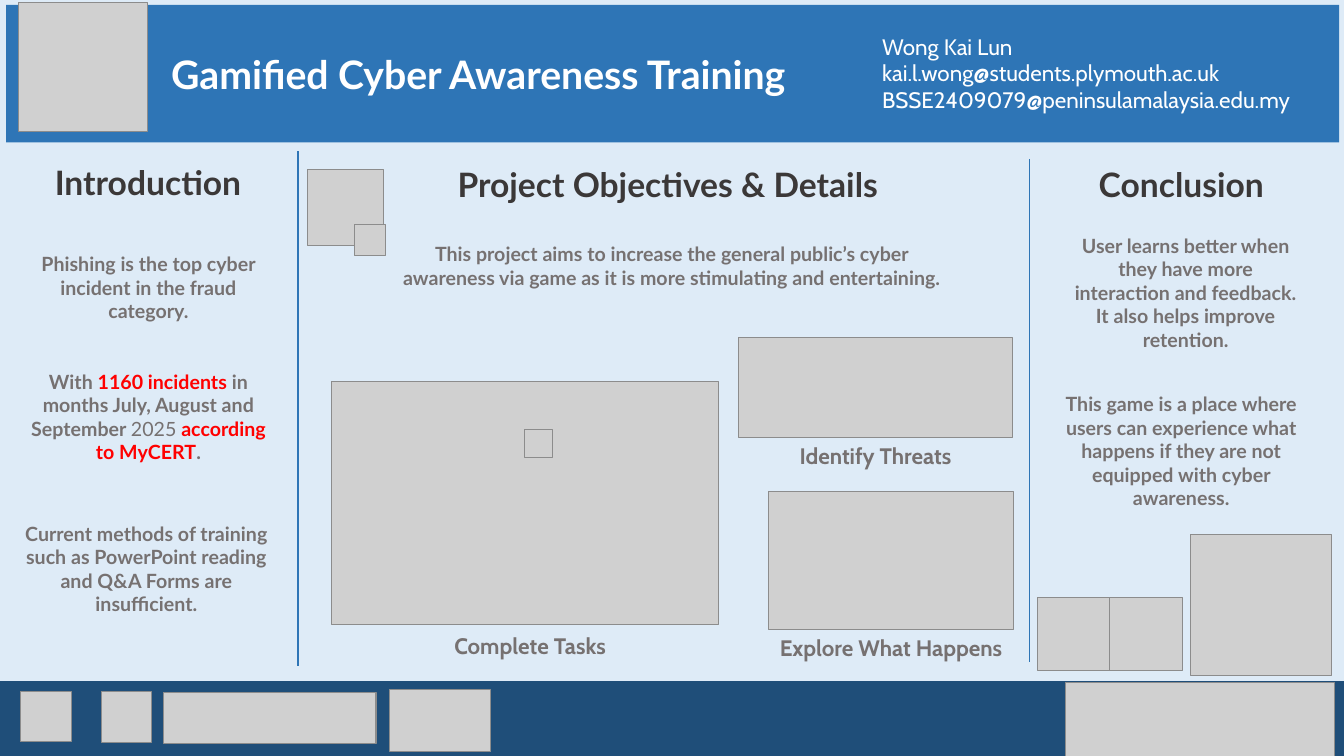
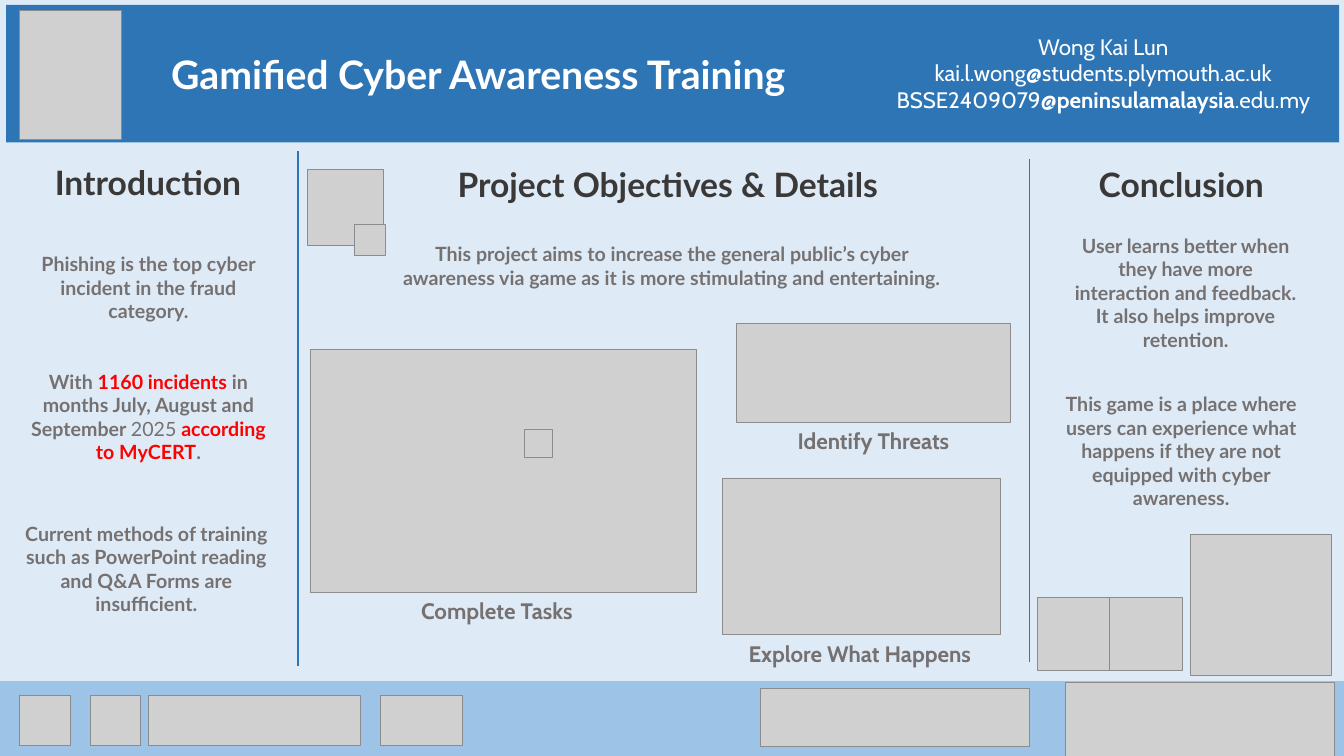
Before and after one commit to Wong-Kai-Lun/gamified-cybersecurity-awareness-training, a slide deck: slide 1 of poster/FYP Poster - WONG KAI LUN.pptx. Drawn at 1344x756 pixels with LibreOffice and Linux fonts; fonts in the diff are those of the drawing; grey boxes stand for pictures. Boxes give left, top, right and bottom in pixels: in the first picture for what was removed or moved away, otherwise in the second. Text is boxed around its words. In the diff, an @@ line names an element or a change of style, - is before the commit and + after.

```diff
--- a/poster/FYP Poster - WONG KAI LUN.pptx
+++ b/poster/FYP Poster - WONG KAI LUN.pptx
@@ picture resized from (x1=19, y1=2, x2=148, y2=131) to (x1=20, y1=10, x2=122, y2=139) @@
@@ text "Wong Kai Lun" at (x1=897, y1=39, x2=1311, y2=114): bold on in "BSSE2409079@peninsulamalaysia.edu.my"; alignment left to centre @@
@@ picture moved from (x1=739, y1=338, x2=1012, y2=438) to (x1=737, y1=324, x2=1010, y2=423) @@
@@ picture moved from (x1=332, y1=381, x2=718, y2=625) to (x1=311, y1=349, x2=697, y2=593) @@
@@ text "Identify Threats" moved from (x1=800, y1=447, x2=952, y2=470) to (x1=798, y1=432, x2=950, y2=455) @@
@@ picture resized from (x1=768, y1=491, x2=1013, y2=629) to (x1=722, y1=478, x2=1001, y2=634) @@
@@ text "Complete Tasks" moved from (x1=454, y1=637, x2=606, y2=660) to (x1=421, y1=602, x2=573, y2=625) @@
@@ text "Explore What Happens" moved from (x1=780, y1=639, x2=1002, y2=662) to (x1=749, y1=645, x2=971, y2=668) @@
@@ rectangle at (x1=0, y1=681, x2=1344, y2=756): fill #1F4E79 to #9DC3E6 @@
@@ picture added at (x1=761, y1=689, x2=1029, y2=747) @@
@@ picture moved from (x1=21, y1=692, x2=72, y2=742) to (x1=20, y1=696, x2=71, y2=746) @@
@@ picture moved from (x1=102, y1=692, x2=152, y2=742) to (x1=91, y1=696, x2=141, y2=746) @@
@@ picture moved from (x1=163, y1=693, x2=376, y2=743) to (x1=148, y1=696, x2=361, y2=746) @@
@@ picture resized from (x1=390, y1=690, x2=491, y2=751) to (x1=380, y1=696, x2=463, y2=746) @@
```
Also in this commit, not shown: 3 other files.
